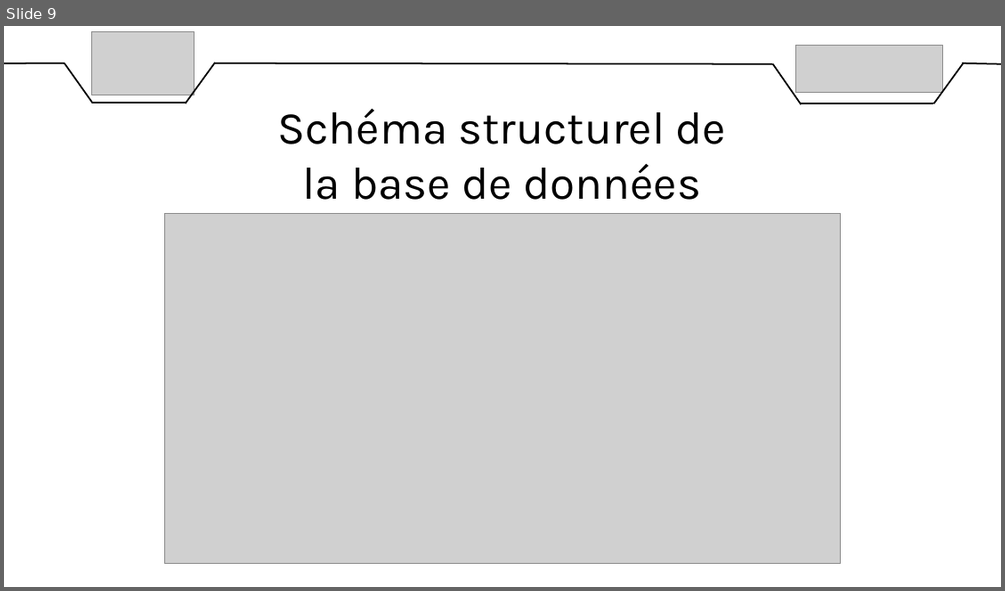
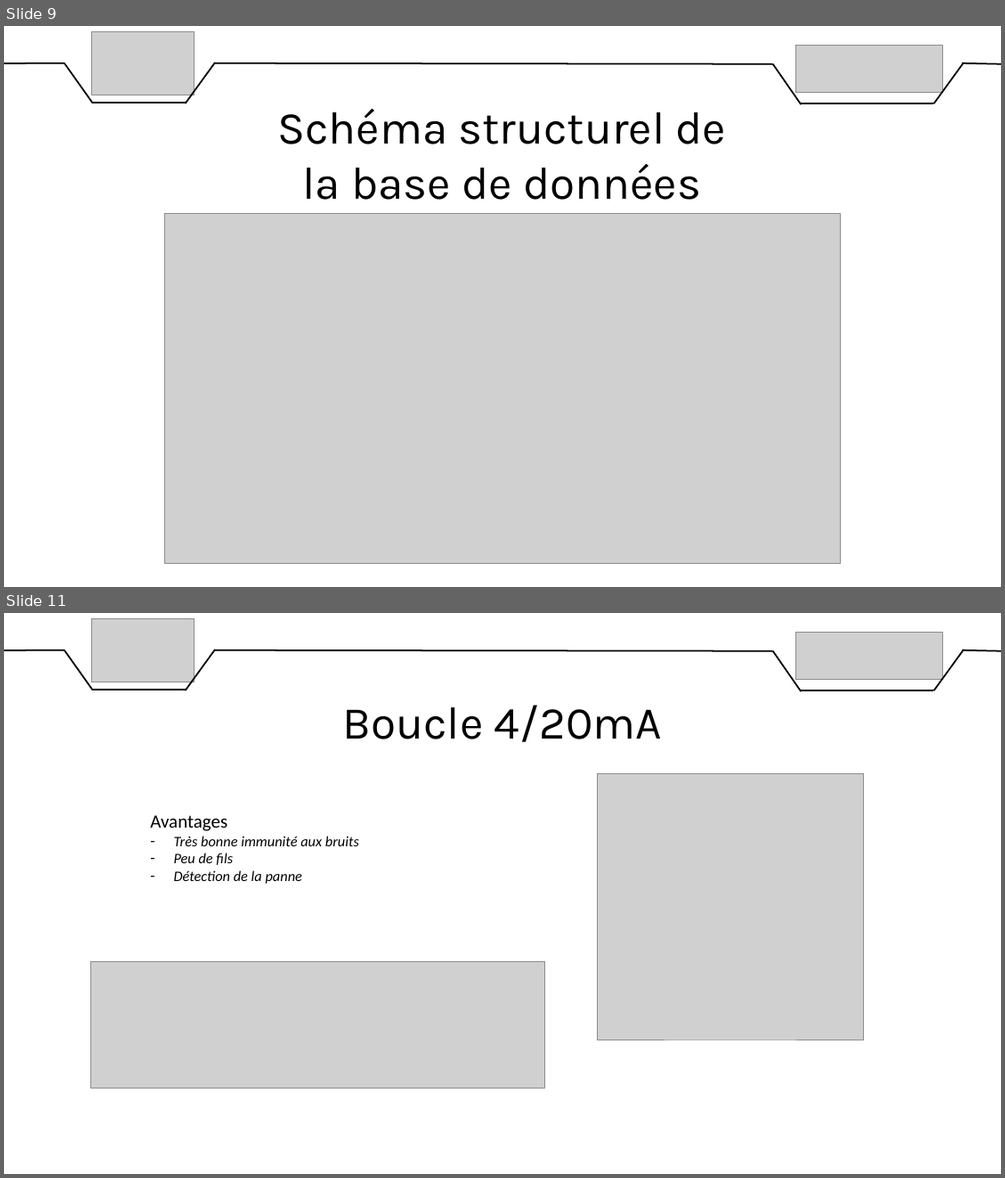
Before and after one commit to DylanChe/SupervisionSerre, a slide deck: oral_projet/revue_2/diaporama_revue_2_willy.pptx. Shown one above the other, each under a label of ours: slide 9 before the commit, slides 9 and 11 after it; the slides between them are not shown. The pictures are 1005x591 and 1005x1178 pixels, drawn with LibreOffice and Linux fonts; fonts in the diff are those of the drawing; grey boxes stand for pictures. Boxes give left, top, right and bottom in pixels: in the first picture for what was removed or moved away, otherwise in the second. Text is boxed around its words. In the diff, an @@ line names an element or a change of style, - is before the commit and + after.

```diff
--- a/oral_projet/revue_2/diaporama_revue_2_willy.pptx
+++ b/oral_projet/revue_2/diaporama_revue_2_willy.pptx
@@ slide 11 added at [4, 613, 1001, 1174], background #FFFFFF @@
@@ picture added at [91, 618, 194, 682] @@
@@ picture added at [796, 633, 943, 679] @@
@@ line added from (4, 650) to (65, 650), #000000 1.5 pt @@
@@ line added from (65, 650) to (92, 690), #000000 1.5 pt @@
@@ line added from (215, 649) to (185, 690), #000000 1.5 pt @@
@@ line added from (214, 650) to (773, 651), #000000 1.5 pt @@
@@ line added from (773, 651) to (801, 691), #000000 1.5 pt @@
@@ line added from (963, 649) to (933, 690), #000000 1.5 pt @@
@@ line added from (962, 650) to (1001, 651), #000000 1.5 pt @@
@@ line added from (92, 690) to (186, 690), #000000 1.5 pt @@
@@ line added from (801, 690) to (933, 690), #000000 1.5 pt @@
@@ text added at [342, 705, 662, 742], 44 pt, text #000000 @@
+Boucle 4/20mA
@@ picture added at [598, 774, 864, 1040] @@
@@ text added at [150, 815, 359, 884], 14 pt, text #000000, italic @@
+Avantages
+– Très bonne immunité aux bruits
+– Peu de fils
+– Détection de la panne
@@ picture added at [90, 962, 544, 1088] @@
```
Also in this commit, not shown: 2 slides changed, 2 other slides added, 2 slides removed, 1 other file.
